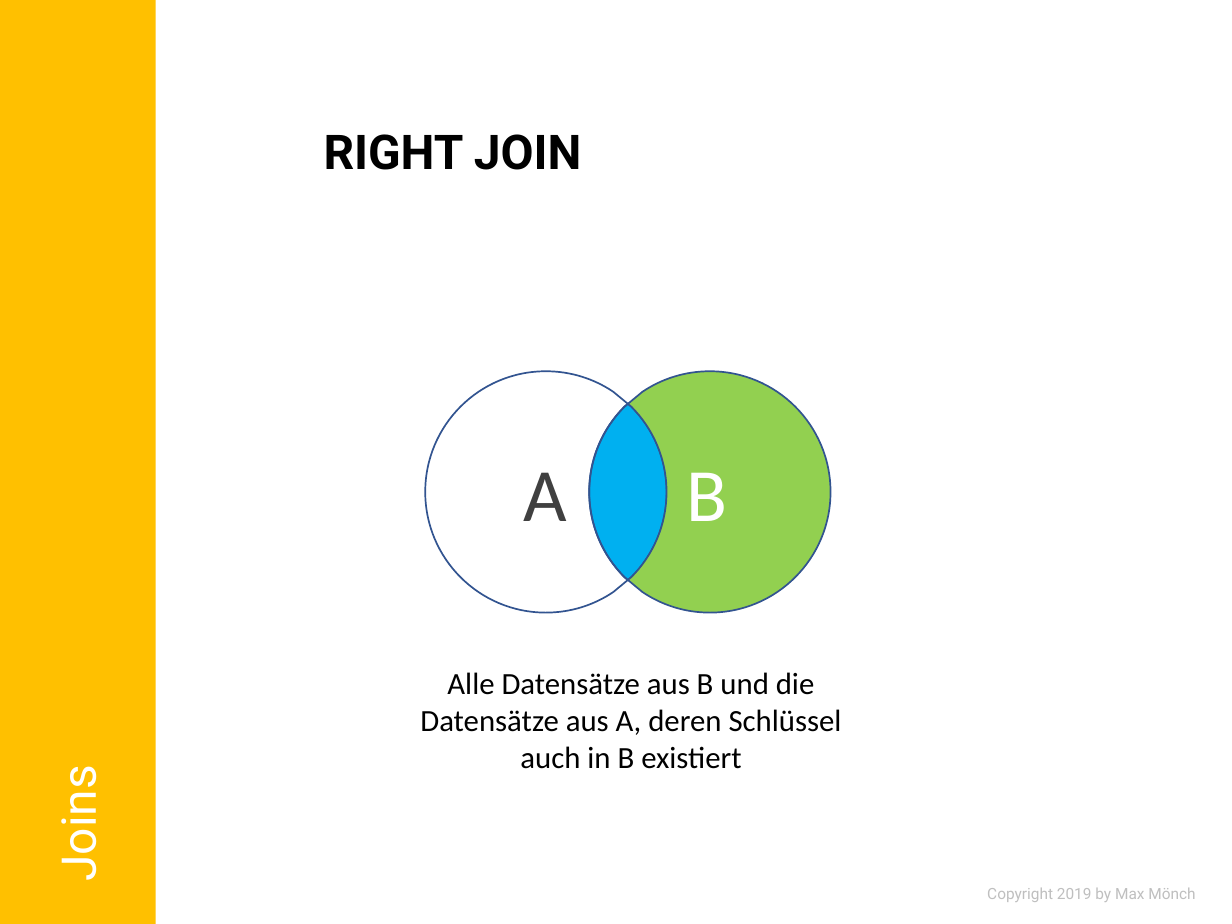
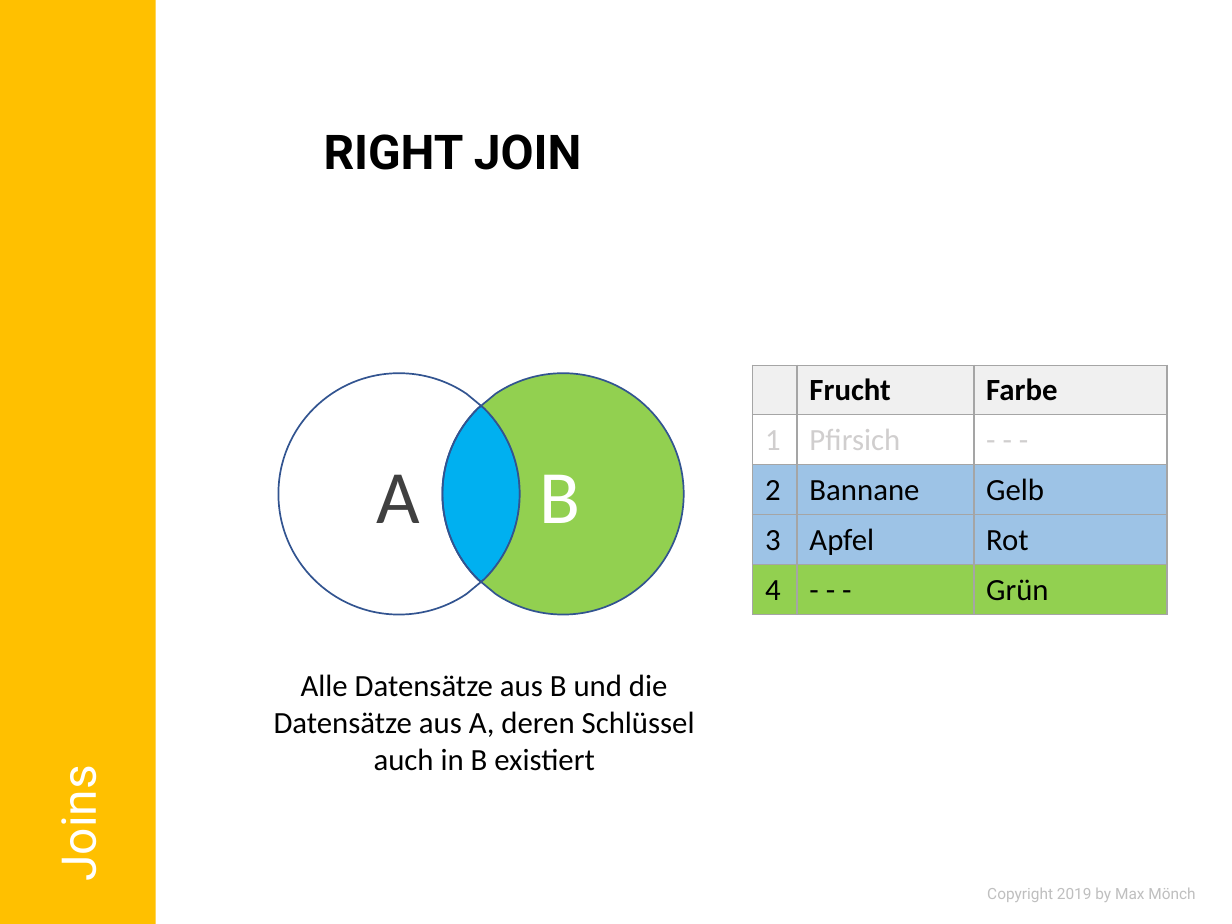
Before and after one commit to MonksterFX/pandas-basic, a slide deck: slide 30 of praesentation/pandas-basic.pptx (slide 24 before the commit). Drawn at 1232x924 pixels with LibreOffice and Linux fonts; fonts in the diff are those of the drawing; background and template pictures are left out. Boxes give left, top, right and bottom in pixels: in the first picture for what was removed or moved away, otherwise in the second. Text is boxed around its words. In the diff, an @@ line names an element or a change of style, - is before the commit and + after.

```diff
--- a/praesentation/pandas-basic.pptx
+++ b/praesentation/pandas-basic.pptx
@@ 3 freeform shapes, 2 texts: place and size @@
-3 freeform shapes, 2 texts at (425, 371, 830, 612)
+3 freeform shapes, 2 texts at (278, 373, 684, 615)
@@ table added at (753, 366, 1167, 615), 5 rows, 3 columns @@
+ | Frucht | Farbe
+1 | Pfirsich | - - -
+2 | Bannane | Gelb
+3 | Apfel | Rot
+4 | - - - | Grün
@@ text "Alle Datensätze aus B und ...": place and size @@
-text "Alle Datensätze aus B und ..." at (420, 672, 842, 769)
+text "Alle Datensätze aus B und ..." at (274, 674, 695, 771)
```
Also in this commit, not shown: 6 other slides changed, 6 slides added, 11 other files.
